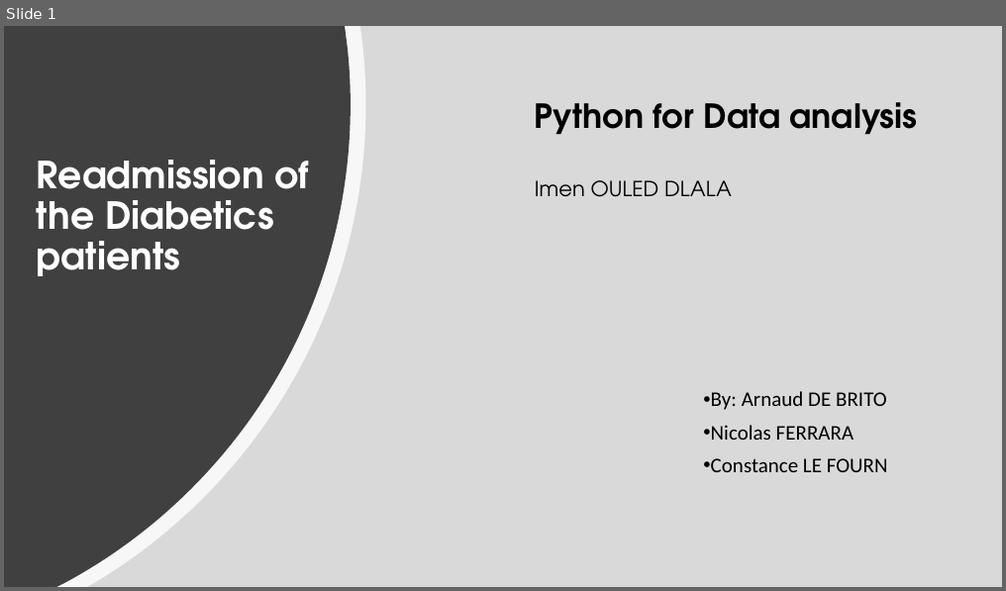
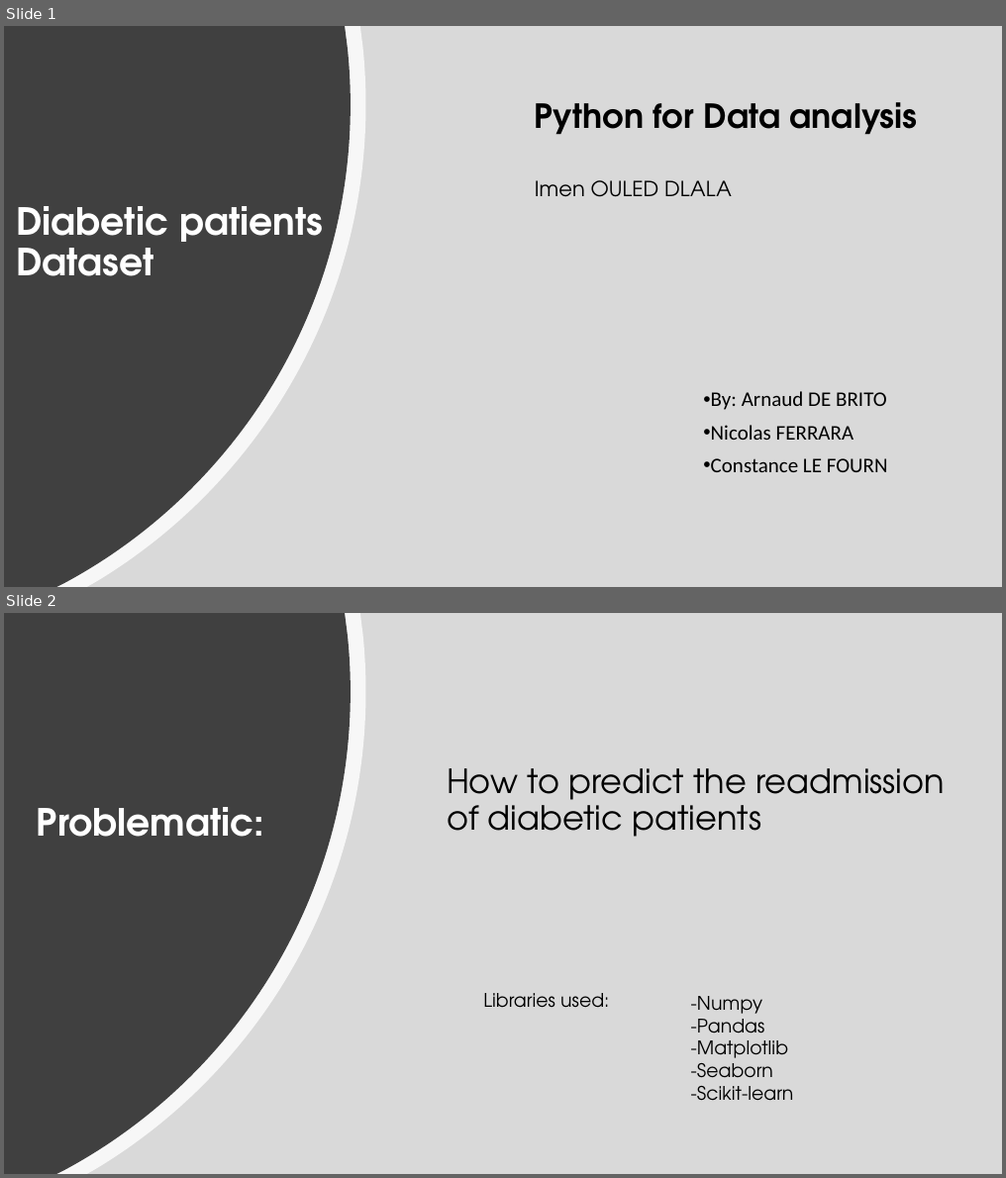
Before and after one commit to Const679/Python-Diabete, a slide deck: Readmission of the Diabetics patients.pptx. Shown one above the other, each under a label of ours: slide 1 before the commit, slides 1 and 2 after it. The pictures are 1006x591 and 1006x1178 pixels, drawn with LibreOffice and Linux fonts; fonts in the diff are those of the drawing. Boxes give left, top, right and bottom in pixels: in the first picture for what was removed or moved away, otherwise in the second. Text is boxed around its words. In the diff, an @@ line names an element or a change of style, - is before the commit and + after.

```diff
--- a/Readmission of the Diabetics patients.pptx
+++ b/Readmission of the Diabetics patients.pptx
@@ slide 2 added at (x1=4, y1=613, x2=1002, y2=1174), background #FFFFFF @@
@@ rectangle added at (x1=4, y1=613, x2=1002, y2=1174), fill #D9D9D9 @@
@@ freeform shape added at (x1=4, y1=613, x2=366, y2=1174), fill #FFFFFF at 80% opacity @@
@@ freeform shape added at (x1=4, y1=613, x2=350, y2=1174), fill #404040 @@
@@ text added at (x1=447, y1=768, x2=944, y2=837), 32 pt, text #000000 @@
+How to predict the readmission of diabetic patients
@@ title added at (x1=37, y1=807, x2=265, y2=837), 36 pt, text #FFFFFF, bold @@
+Problematic:
@@ text added at (x1=483, y1=993, x2=609, y2=1008), 18 pt, text #000000 @@
+Libraries used:
@@ text added at (x1=691, y1=996, x2=794, y2=1101), 18 pt, text #000000 @@
+-Numpy
+-Pandas
+-Matplotlib
+-Seaborn
+-Scikit-learn
@@ slide 1 changed as well @@
@@ title at (x1=16, y1=206, x2=323, y2=276): text changed @@
-Readmission of the Diabetics patients
+Diabetic patients Dataset
```
Also in this commit, not shown: 6 other slides added, 1 slide removed.
